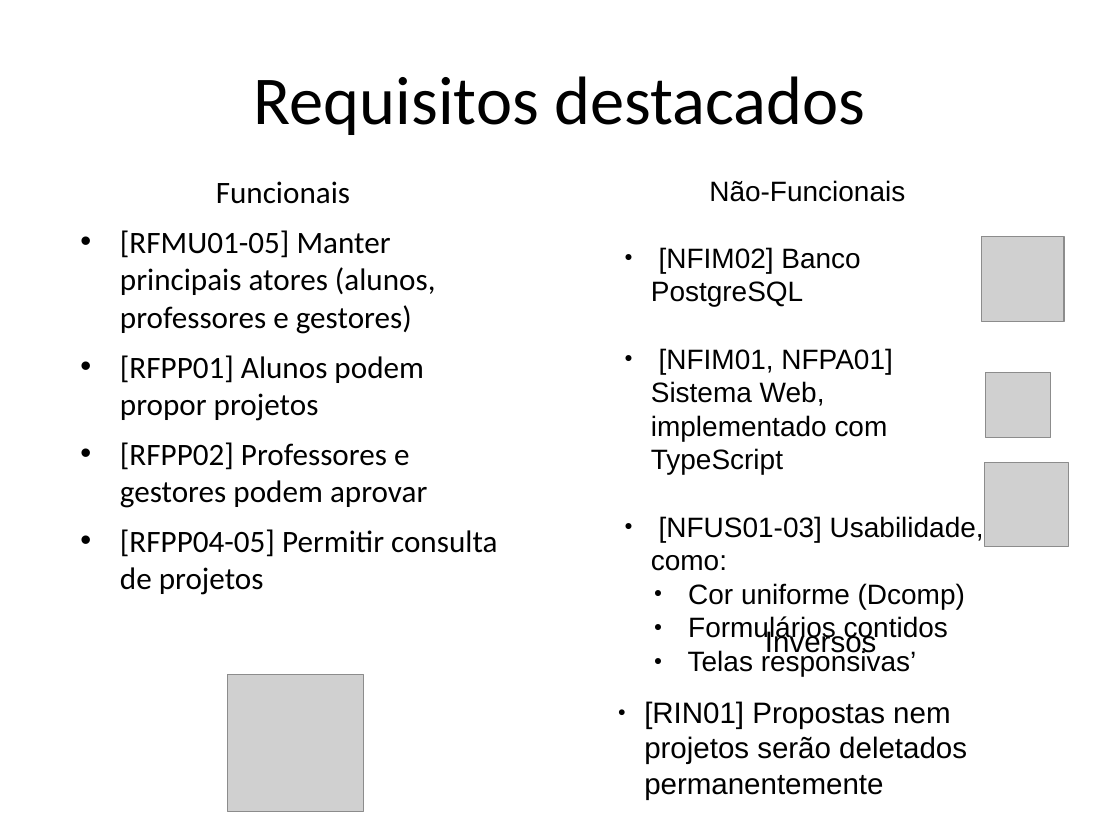
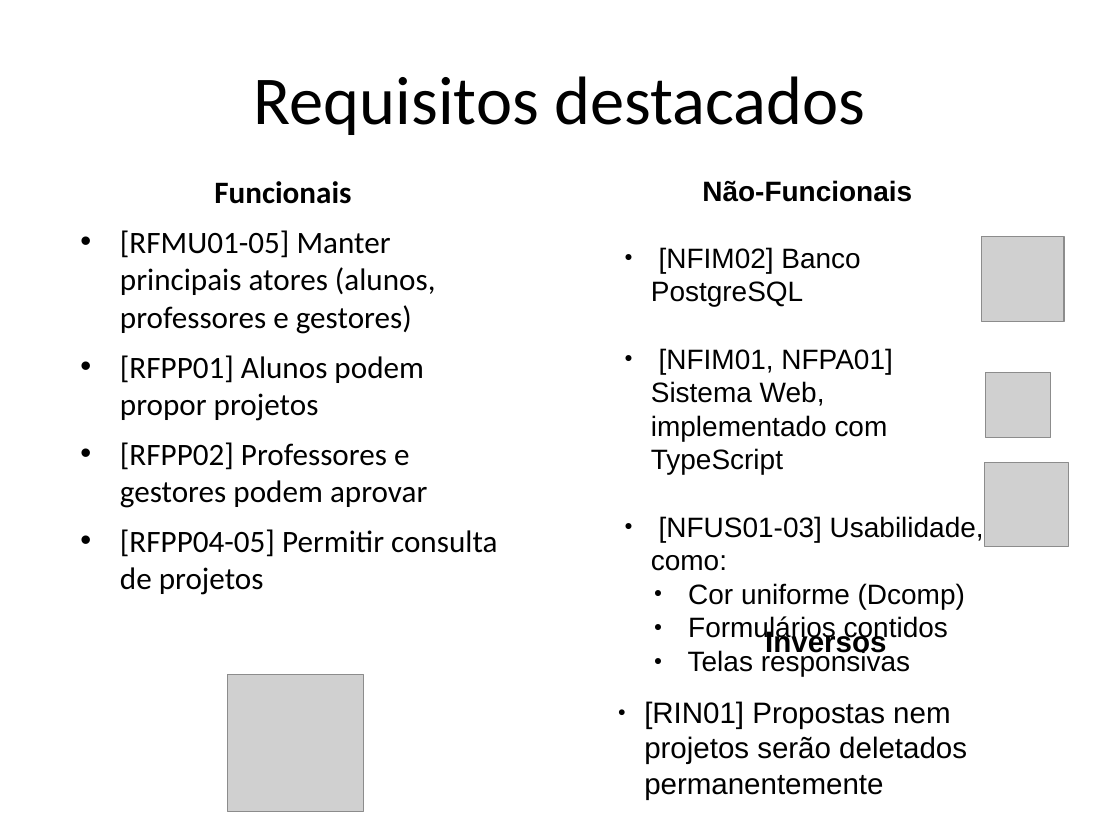
Before and after one commit to Pedro-V/projetorium, a slide deck: slide 8 of documentos/Projetorium-ESI-2023-1.odp. Drawn at 1120x840 pixels with LibreOffice and Linux fonts; fonts in the diff are those of the drawing; grey boxes stand for pictures. Boxes give left, top, right and bottom in pixels: in the first picture for what was removed or moved away, otherwise in the second. Text is boxed around its words. In the diff, an @@ line names an element or a change of style, - is before the commit and + after.

```diff
--- a/documentos/Projetorium-ESI-2023-1.odp
+++ b/documentos/Projetorium-ESI-2023-1.odp
@@ text at (214, 181, 351, 204): bold on in "Funcionais" @@
@@ text at (702, 180, 912, 202): bold on in "Não-Funcionais" @@
@@ text at (765, 629, 886, 658): bold on in "Inversos" @@
@@ text at (688, 649, 910, 676): text changed @@
-  ● Telas responsivas’
+  ● Telas responsivas
```
Also in this commit, not shown: 3 other slides changed, 6 other files.
